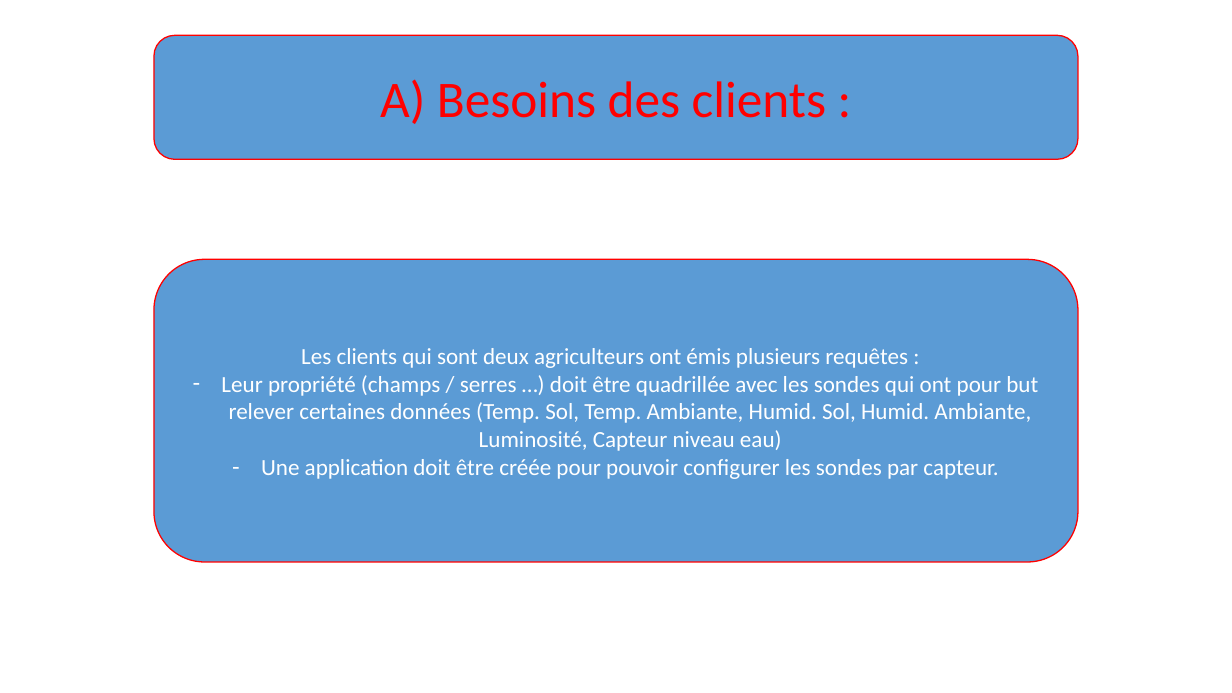
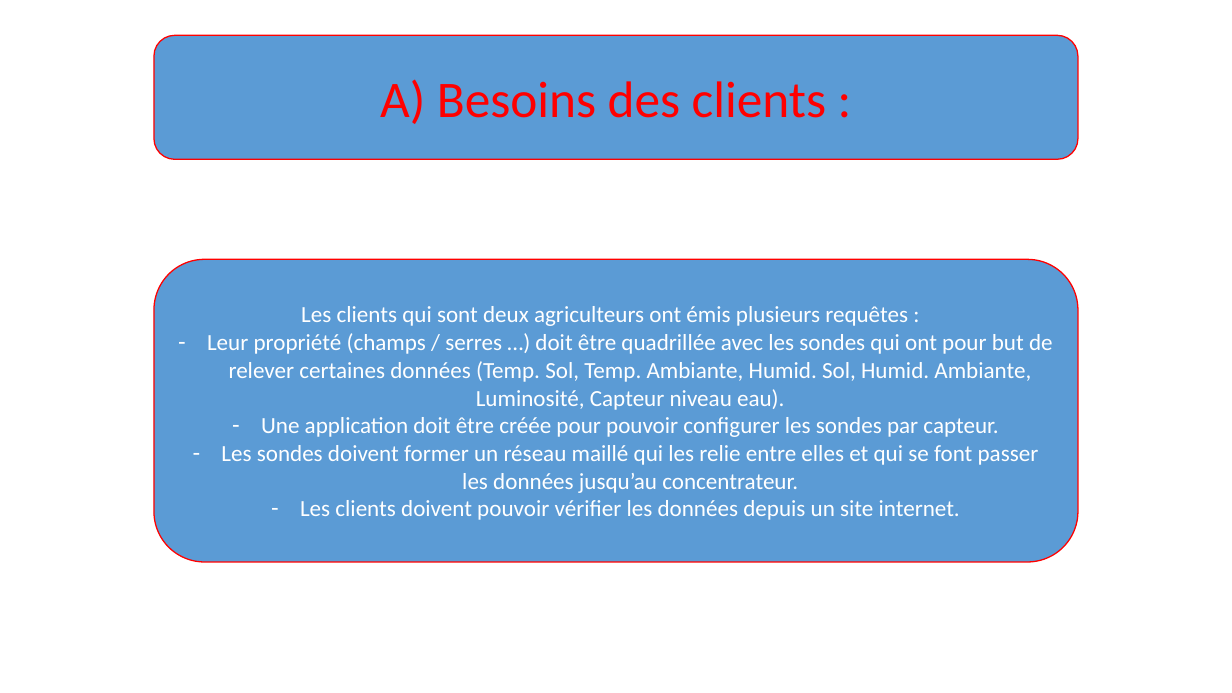
Before and after one commit to TheoDupuy/EcoProbes, a slide deck: slide 4 of Pres. Projet.pptx. Drawn at 1232x693 pixels with LibreOffice and Linux fonts; fonts in the diff are those of the drawing; background and template pictures are left out. Boxes give left, top, right and bottom in pixels: in the first picture for what was removed or moved away, otherwise in the second. Text is boxed around its words. In the diff, an @@ line names an element or a change of style, - is before the commit and + after.

Commit message:
Ajout sur power point
Ajout power point sur les besoins

```diff
--- a/Pres. Projet.pptx
+++ b/Pres. Projet.pptx
@@ text in rounded rectangle at <box>207,333,1053,410</box>: text changed @@
-– Leur propriété (champs / serres …) doit être quadrillée avec les sondes qui ont pour but relever certaines données (Temp. Sol, Temp. Ambiante, Humid. Sol, Humid. Ambiante, Luminosité, Capteur niveau eau)
+– Leur propriété (champs / serres …) doit être quadrillée avec les sondes qui ont pour but de relever certaines données (Temp. Sol, Temp. Ambiante, Humid. Sol, Humid. Ambiante, Luminosité, Capteur niveau eau).
@@ text in rounded rectangle at <box>221,445,1039,520</box>: paragraphs added @@
+– Les sondes doivent former un réseau maillé qui les relie entre elles et qui se font passer les données jusqu’au concentrateur.
+– Les clients doivent pouvoir vérifier les données depuis un site internet.
```
